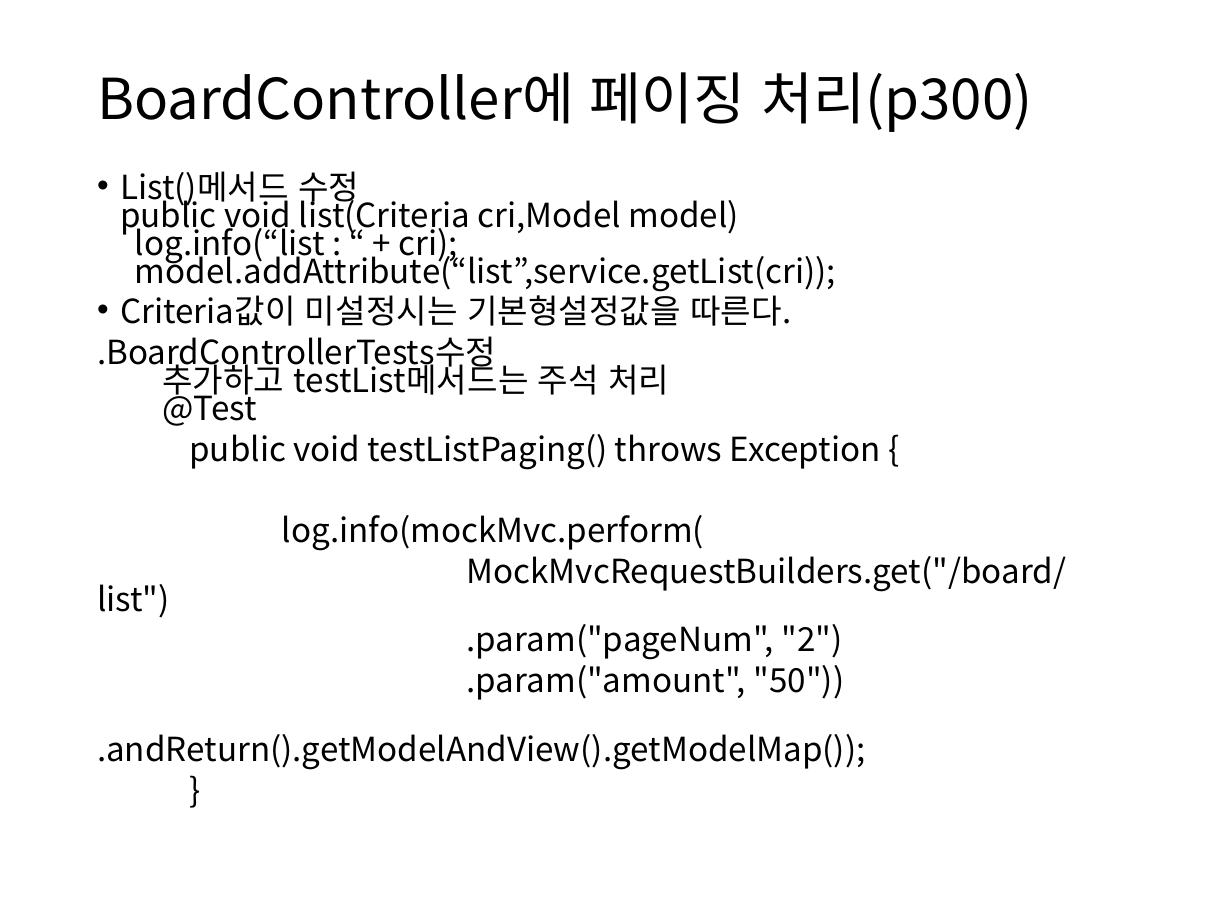
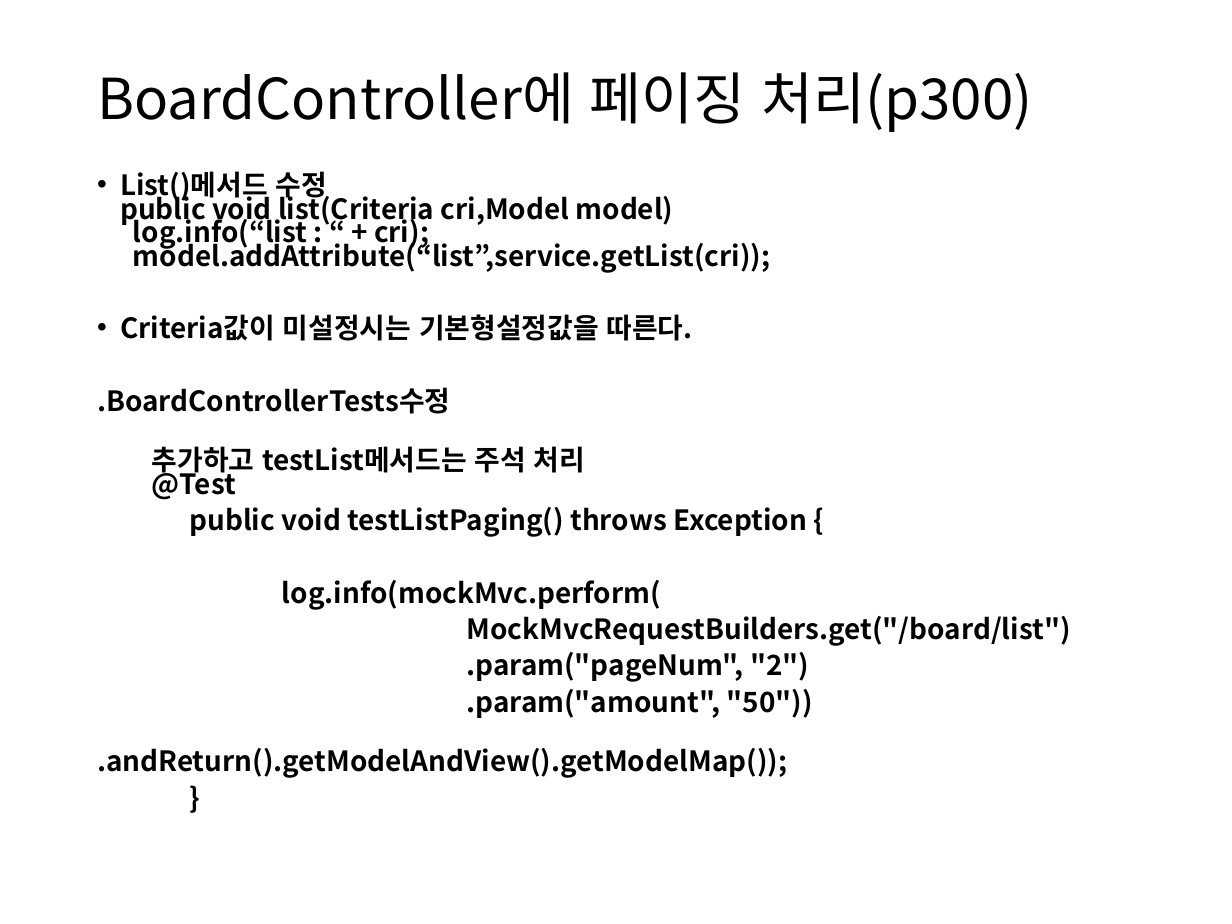
Before and after one commit to itrecipe/Web_Study_ez, a slide deck: slide 100 of spring - 학습자료/PART3.pptx. Drawn at 1232x924 pixels with LibreOffice and Linux fonts; fonts in the diff are those of the drawing. Boxes give left, top, right and bottom in pixels: in the first picture for what was removed or moved away, otherwise in the second. Text is boxed around its words. In the diff, an @@ line names an element or a change of style, - is before the commit and + after.

```diff
--- a/spring - 학습자료/PART3.pptx
+++ b/spring - 학습자료/PART3.pptx
@@ text at (x1=97, y1=171, x2=1071, y2=778): size 19.4 to 16.3 pt, bold on in "List()메서드 수정 public void list(Criteria cri,Model model) ...", "Criteria값이 미설정시는 기본형설정값을 따른다.", "public void testListPaging() throws Exception {", "log.info(mockMvc.perform(" and 5 more places @@
@@ text at (x1=97, y1=387, x2=585, y2=500): text changed; size 19.4 to 16.3 pt; bold on @@
-.BoardControllerTests수정
-추가하고 testList메서드는 주석 처리
-@Test
+.BoardControllerTests수정
+추가하고 testList메서드는 주석 처리
+@Test
```
Also in this commit, not shown: 7 other slides changed.
